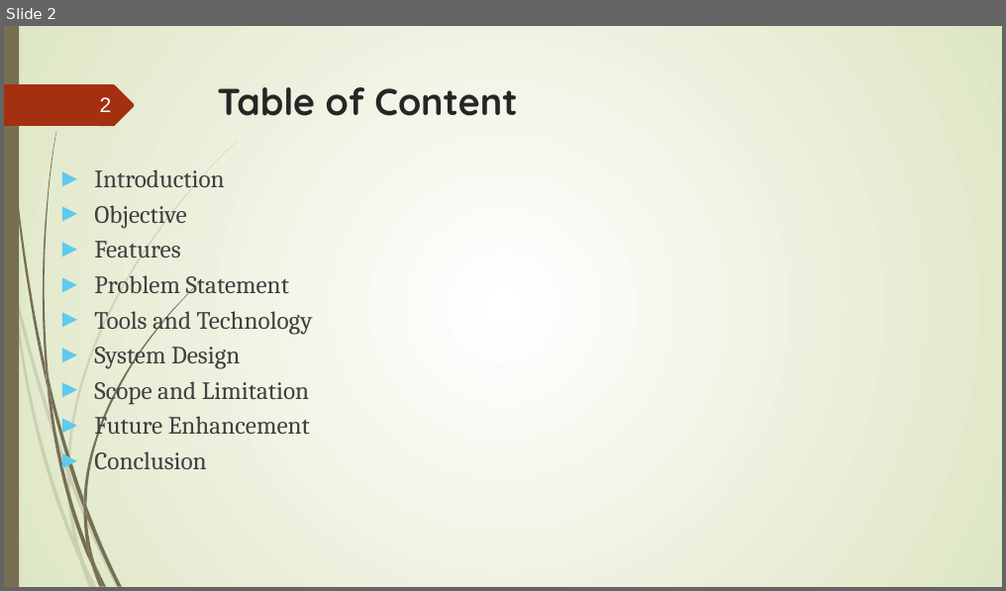
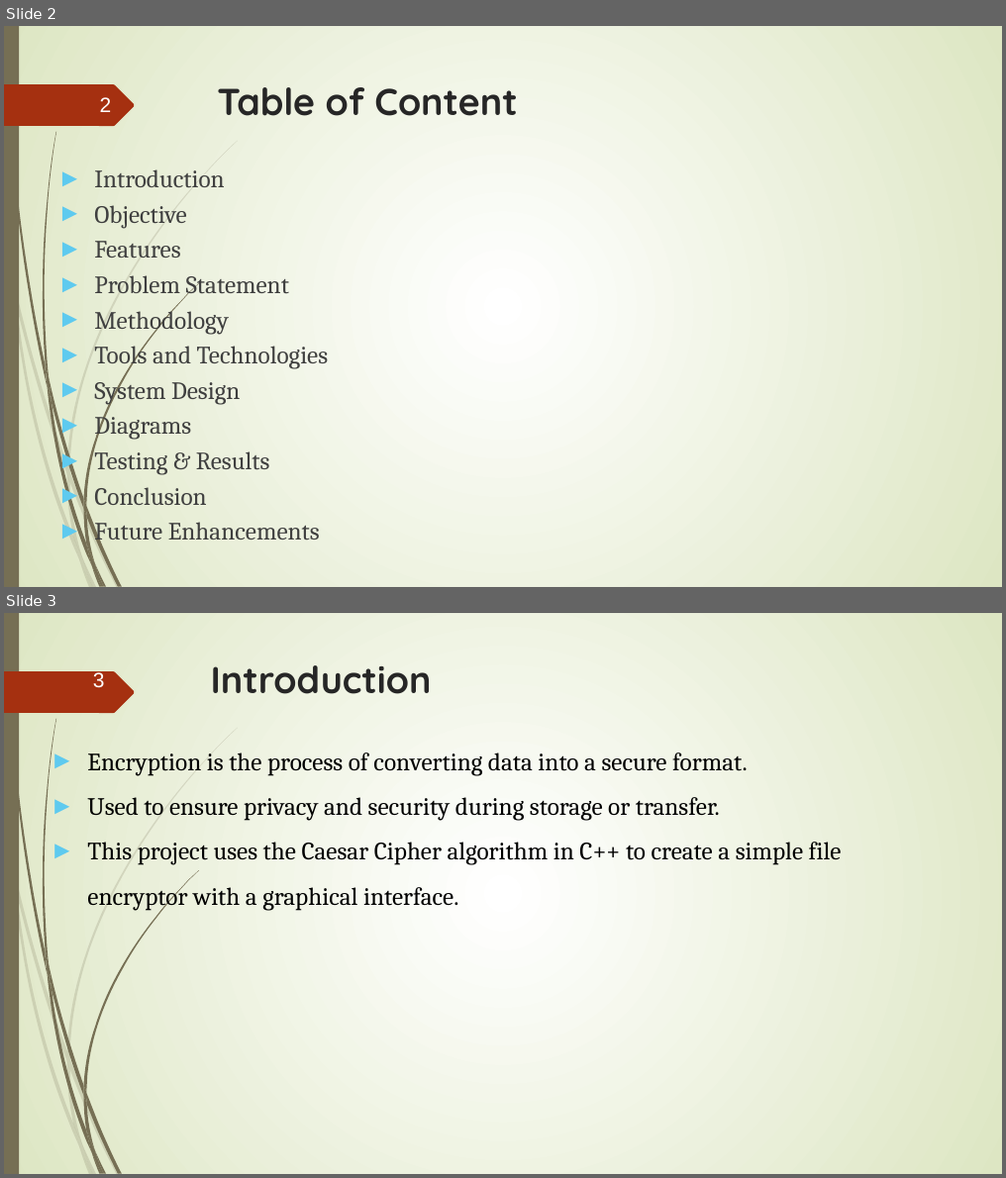
Before and after one commit to salimshre/Encryptor, a slide deck: Documentation/final -File Encryptor In C++.pptx. Shown one above the other, each under a label of ours: slide 2 before the commit, slides 2 and 3 after it. The pictures are 1006x591 and 1006x1178 pixels, drawn with LibreOffice and Linux fonts; fonts in the diff are those of the drawing. Boxes give left, top, right and bottom in pixels: in the first picture for what was removed or moved away, otherwise in the second. Text is boxed around its words. In the diff, an @@ line names an element or a change of style, - is before the commit and + after.

```diff
--- a/Documentation/final -File Encryptor In C++.pptx
+++ b/Documentation/final -File Encryptor In C++.pptx
@@ slide 3 added at [4, 613, 1002, 1174], background gradient #FFFFFF to #DDE6C3; not listed: 24 template elements that a slide beside it also shows @@
@@ page number added at [93, 670, 105, 688], 20 pt, text #FEFFFF @@
+3
@@ title added at [211, 665, 432, 694], 36 pt, text #262626, bold @@
+Introduction
@@ text added at [87, 753, 842, 911], 24 pt, text #000000 @@
+► Encryption is the process of converting data into a secure format.
+► Used to ensure privacy and security during storage or transfer.
+► This project uses the Caesar Cipher algorithm in C++ to create a simple file encryptor with a graphical interface.
@@ slide 2 changed as well @@
@@ text at [94, 306, 329, 370]: text changed @@
-► Tools and Technology
+► Methodology
+► Tools and Technologies
@@ text at [94, 411, 270, 475]: text changed @@
-► Scope and Limitation
-► Future Enhancement
+► Diagrams
+► Testing & Results
@@ text at [94, 522, 320, 546]: paragraph added @@
+► Future Enhancements
```
Also in this commit, not shown: 1 other slide changed, 11 other slides added, 11 slides removed, 2 other files.
